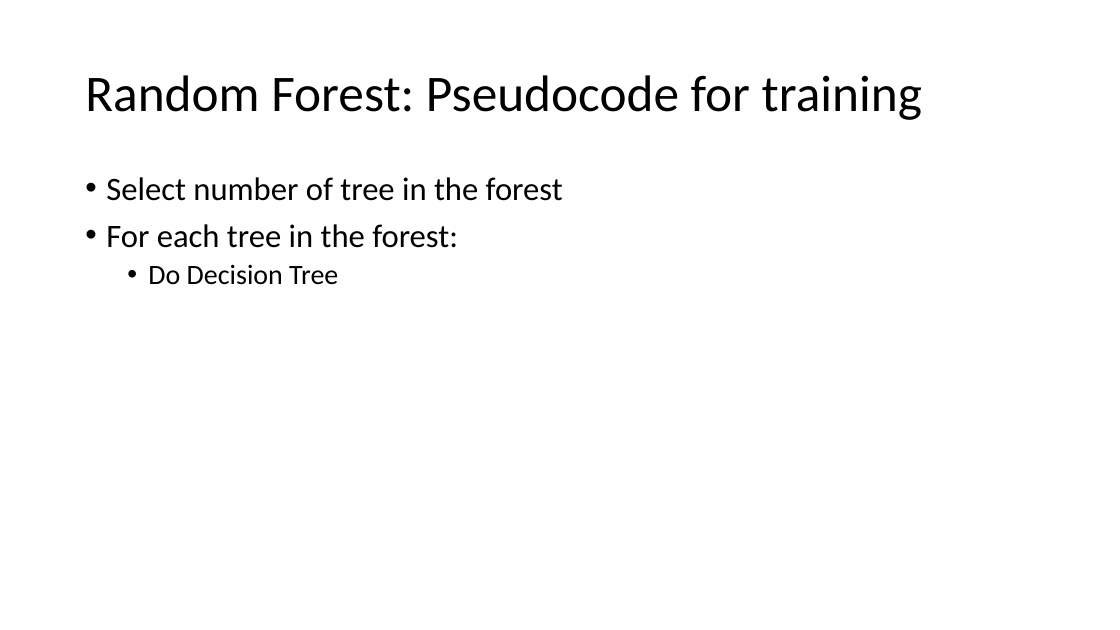
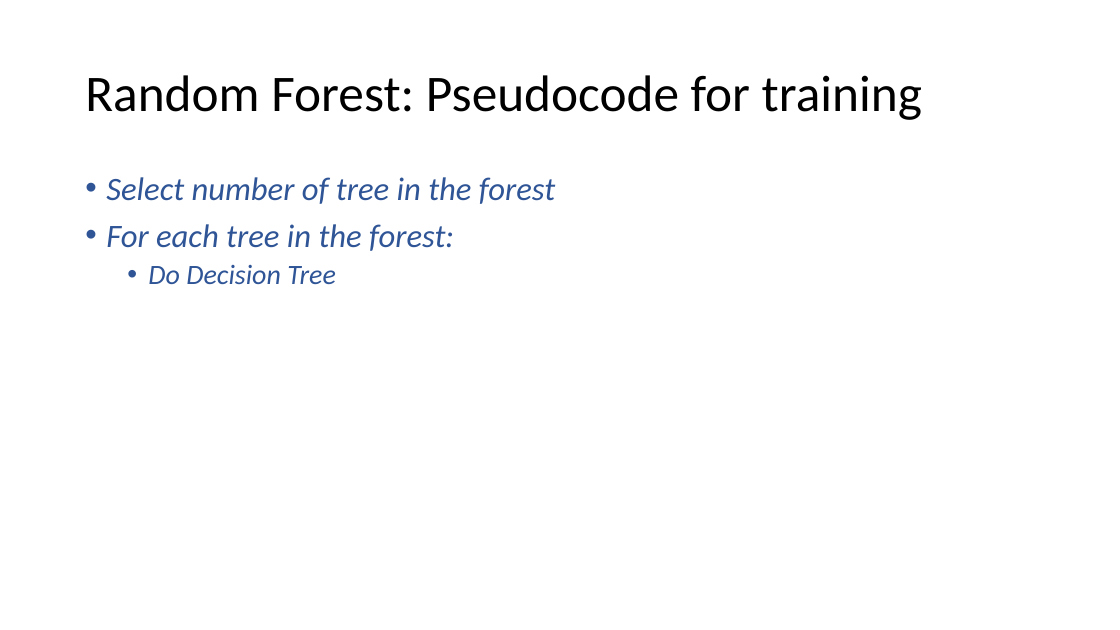
Before and after one commit to gucino/Machine-Learning, a slide deck: slide 47 of Decision_tree_and_Random_forest.pptx (slide 46 before the commit). Drawn at 1120x630 pixels with LibreOffice and Linux fonts; fonts in the diff are those of the drawing. Boxes give left, top, right and bottom in pixels: in the first picture for what was removed or moved away, otherwise in the second. Text is boxed around its words. In the diff, an @@ line names an element or a change of style, - is before the commit and + after.

```diff
--- a/Decision_tree_and_Random_forest.pptx
+++ b/Decision_tree_and_Random_forest.pptx
@@ text "Select number of tree in ..." at [106, 177, 555, 284]: text colour #FFFFFF to #2F5597, italic on @@
```
Also in this commit, not shown: 5 other slides changed, 1 slide added, 1 other file.
